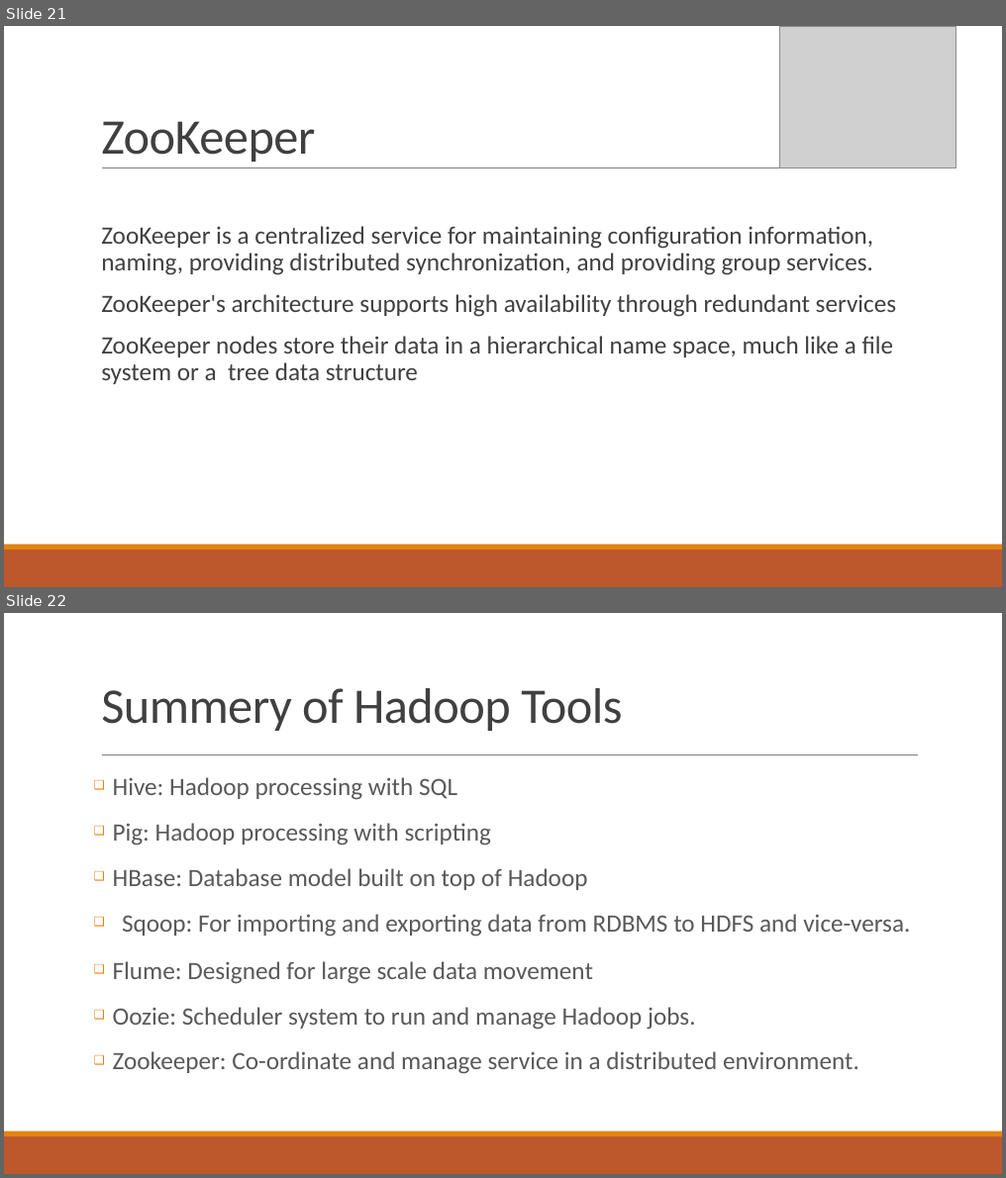
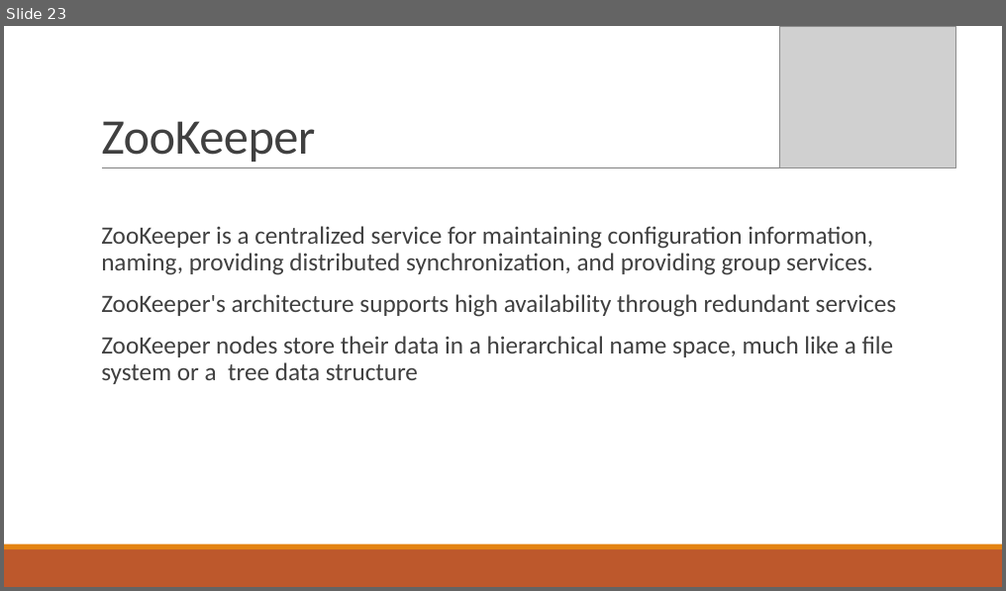
Before and after one commit to kkchaudhary11/H1B_Project, a slide deck: Big Data & Hadoop.pptx. Shown one above the other, each under a label of ours: slides 21 and 22 before the commit, slide 23 after it. The pictures are 1006x1178 and 1006x591 pixels, drawn with LibreOffice and Linux fonts; fonts in the diff are those of the drawing; grey boxes stand for pictures. Boxes give left, top, right and bottom in pixels: in the first picture for what was removed or moved away, otherwise in the second. Text is boxed around its words. In the diff, an @@ line names an element or a change of style, - is before the commit and + after.

```diff
--- a/Big Data & Hadoop.pptx
+++ b/Big Data & Hadoop.pptx
@@ slide 22 removed at (x1=4, y1=613, x2=1002, y2=1174), background #FFFFFF; not listed: 3 template elements that a slide beside it also shows @@
@@ title removed at (x1=101, y1=688, x2=622, y2=731) @@
-Summery of Hadoop Tools
@@ text removed at (x1=113, y1=777, x2=910, y2=1074) @@
-❑ Hive: Hadoop processing with SQL
-❑ Pig: Hadoop processing with scripting
-❑ HBase: Database model built on top of Hadoop
-  ❑ Sqoop: For importing and exporting data from RDBMS to HDFS and vice-versa.
-❑ Flume: Designed for large scale data movement
-❑ Oozie: Scheduler system to run and manage Hadoop jobs.
-❑ Zookeeper: Co-ordinate and manage service in a distributed environment.
@@ what was slide 21 is now slide 23 @@
```
Also in this commit, not shown: 10 slides changed, 5 slides added, 1 other slide removed.
